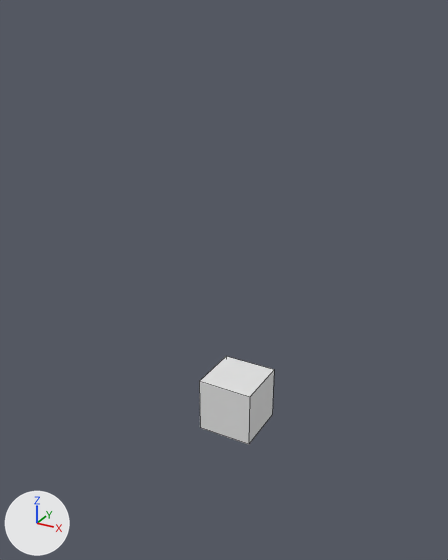
What one commit did to the Blender file blend/main.blend.
Both versions are drawn from a camera (50 mm lens) standing at (8.84, -17.06, 13.18) and looking at (-0.24, -0.57, 4.93). Lighting does not change. The marker at lower left points along +X, +Y and +Z. Mesh edges are drawn as thin lines.
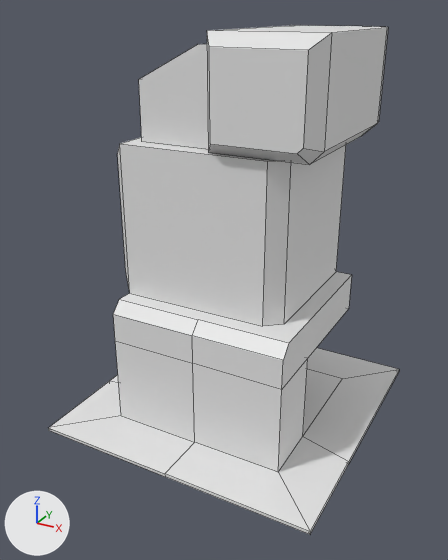
The change, as a list of edits to the scene's bpy script:
```text
Change me_cube:
    used by ob_cube; location = (0.0, 0.0, 0.0)
    remove me_cube.from_pydata(...)  # 8 vertices, 6 faces; spans x -1.0..1.0, y -1.0..1.0, z -1.0..1.0
    remove me_cube.materials.append(mat_material)  # white #e7e7e7
    add me_cube.from_pydata(...)  # 40 vertices, 29 faces; spans x -3.8..2.65, y -2.41..1.02, z -1.12..2.08
    me_cube part 1: the whole mesh is rebuilt
Add me_cube_007:
    me_cube_007.from_pydata([(-1.85, -1.0, -1.0), (-1.85, -1.0, 1.83), (-1.85, 1.51, -1.0), (-1.85, 1.51, 0.82), (2.25, -1.0, -1.0), (2.25, -1.0, 1.83), (2.25, 1.51, -1.0), (2.25, 1.51, 0.82), (-1.85, -0.53, 1.83), (2.25, -0.53, 1.83)], [], [(0, 1, 8, 3, 2), (2, 3, 7, 6), (6, 7, 9, 5, 4), (4, 5, 1, 0), (2, 6, 4, 0), (9, 8, 1, 5), (7, 3, 8, 9)])
Add me_cube_004:
    me_cube_004.from_pydata(...)  # 34 vertices, 29 faces; spans x -4.74..4.74, y -4.74..4.74, z 0.0..0.11
Add me_cube_003:
    me_cube_003.from_pydata(...)  # 29 vertices, 19 faces; spans x -3.0..3.0, y -3.0..3.0, z 0.1..4.45
Add me_cube_001:
    me_cube_001.from_pydata(...)  # 18 vertices, 12 faces, 1 loose edge; spans x -3.55..2.41, y -2.07..3.55, z 0.0..9.42
    me_cube_001.polygons.foreach_set('use_smooth', [True] * 12)
Change ob_cube:
    ob_cube.location: (0.0, 0.0, 0.0) -> (1.0, 1.39, 10.55)
Add ob_cube_001:
    ob_cube_001 = bpy.data.objects.new('Cube.001', me_cube_007)
    ob_cube_001.location = (-1.02, 0.26, 10.43)
    ob_cube_001.rotation_euler = (0.0, 0.0, 1.571)  # degrees (0, 0, 90)
Add ob_floor:
    ob_floor = bpy.data.objects.new('floor', me_cube_004)
    ob_floor.location = (0.0, 0.0, 0.0)
Add ob_1stfloot:
    ob_1stfloot = bpy.data.objects.new('1stFloot', me_cube_003)
    ob_1stfloot.location = (0.0, 0.0, 0.0)
Add ob_2ndfloor:
    ob_2ndfloor = bpy.data.objects.new('2ndFloor', me_cube_001)
    ob_2ndfloor.location = (0.0, 0.0, 0.0)
```

Where the change shows, as pixel boxes (x1, y1, x2, y2) in the pictures (448 x 560 px):
'2ndFloor', added
    after: (117, 137, 346, 326)
'1stFloot', added
    after: (113, 272, 352, 472)
'Cube', reshaped, moved (139% wider, 57% taller)
    before: (199, 356, 274, 444)
    after: (207, 25, 388, 164)
'floor', added
    after: (49, 348, 399, 534)
'Cube.001', added
    after: (139, 44, 208, 150)
